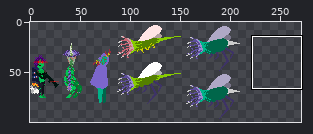
Edited in one commit: sprite sheet (CasaDesDiamantes/sprites/zombieSoldierGirlDESIGN_spr/layers/a0e7804c-7807-450d-a1de-79b869554b9e/bfe587d5-7259-4ad5-92a5-0042dbb81914.png). Above, an overview of the earlier version with the close-up marked.
Close-up. First the earlier version:
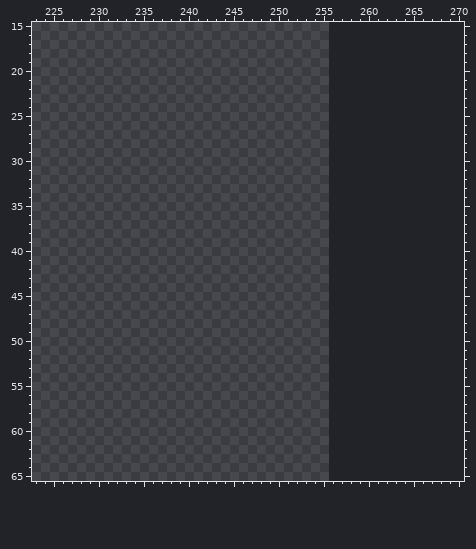
The file is 256x100 pixels. Colours within 5 levels of each other are drawn and written as one. Shown: x 223..270, y 15..65. The old version is drawn lined up with the new one, on the new canvas. The wide view leaves out empty margins.
The result:
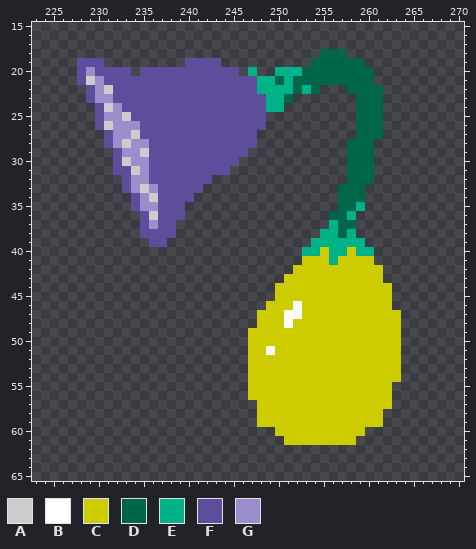
Palette (. is transparent): A #cccccc  B #ffffff  C #cccc00  D #00664a  E #00b288  F #5d4d9b  G #9c8ecc
Diff:
canvas 256x100 -> 312x100
y 18: x 255..257 ... -> DDD
y 19: x 228..230 ... -> FFF; x 240..243 .... -> FFFF; x 254..259 ...... -> DDDDDD
y 20: x 228..233 ...... -> FGFFFF; x 235..245 ........... -> FFFFFFFFFFF; x 247 . -> E; x 250..260 ........... -> EEEDDDDDDDD
y 21: x 228..260 ................................. -> FAGFFFFFFFFFFFFFFFFFEEDEDDDDDDDDD
y 22: x 229..254 .......................... -> FGAFFFFFFFFFFFFFFFFEEEEDED; x 258..261 .... -> DDDD
y 23: x 229..251 ....................... -> FGGFFFFFFFFFFFFFFFFFEED; x 259..261 ... -> DDD
y 24: x 230..250 ..................... -> FAGFFFFFFFFFFFFFFFFEE; x 259..261 ... -> DDD
y 25: x 230..248 ................... -> FGGAFFFFFFFFFFFFFFF; x 259..261 ... -> DDD
y 26: x 230..248 ................... -> FAGGGFFFFFFFFFFFFFF; x 259..261 ... -> DDD
y 27: x 231..247 ................. -> FGGAFFFFFFFFFFFFF; x 259..261 ... -> DDD
y 28: x 231..247 ................. -> FGAGGFFFFFFFFFFFF; x 258..260 ... -> DDD
y 29: x 232..246 ............... -> FGGAFFFFFFFFFFF; x 258..260 ... -> DDD
y 30: x 232..245 .............. -> FAGGFFFFFFFFFF; x 258..260 ... -> DDD
y 31: x 232..244 ............. -> FFAGFFFFFFFFF; x 258..260 ... -> DDD
y 32: x 233..242 .......... -> FGGFFFFFFF; x 258..260 ... -> DDD
y 33: x 233..241 ......... -> FGAGFFFFF; x 257..259 ... -> DDD
y 34: x 234..240 ....... -> FGAFFFF; x 257..259 ... -> DDD
y 35: x 234..239 ...... -> FGGFFF; x 257..259 ... -> DDE
y 36: x 235..239 ..... -> FAFFF; x 256..258 ... -> DDE
y 37: x 235..238 .... -> FGFF; x 256..258 ... -> EDD
y 38: x 235..238 .... -> FFFF; x 255..258 .... -> EEDE
y 39: x 236..237 .. -> FF; x 254..259 ...... -> EEEEEE
y 40: x 253..260 ........ -> EECEECEE
y 41: x 253..260 ........ -> CCCECCCC
y 42: x 252..261 .......... -> CCCCCCCCCC
y 43: x 251..261 ........... -> CCCCCCCCCCC
y 44..45: x 250..262 ............. -> CCCCCCCCCCCCC
y 46: x 249..262 .............. -> CCCBCCCCCCCCCC
y 47: x 248..263 ................ -> CCCBBCCCCCCCCCCC
y 48: x 248..263 ................ -> CCCBCCCCCCCCCCCC
y 49..50: x 247..263 ................. -> CCCCCCCCCCCCCCCCC
y 51: x 247..263 ................. -> CCBCCCCCCCCCCCCCC
y 52..54: x 247..263 ................. -> CCCCCCCCCCCCCCCCC
y 55..56: x 247..262 ................ -> CCCCCCCCCCCCCCCC
y 57: x 248..262 ............... -> CCCCCCCCCCCCCCC
y 58..59: x 248..261 .............. -> CCCCCCCCCCCCCC
y 60: x 250..259 .......... -> CCCCCCCCCC
y 61: x 251..258 ........ -> CCCCCCCC
Boxes around the changes in both close-ups, in picture pixels (x1, y1, x2, y2):
added: (77, 49, 401, 445)
